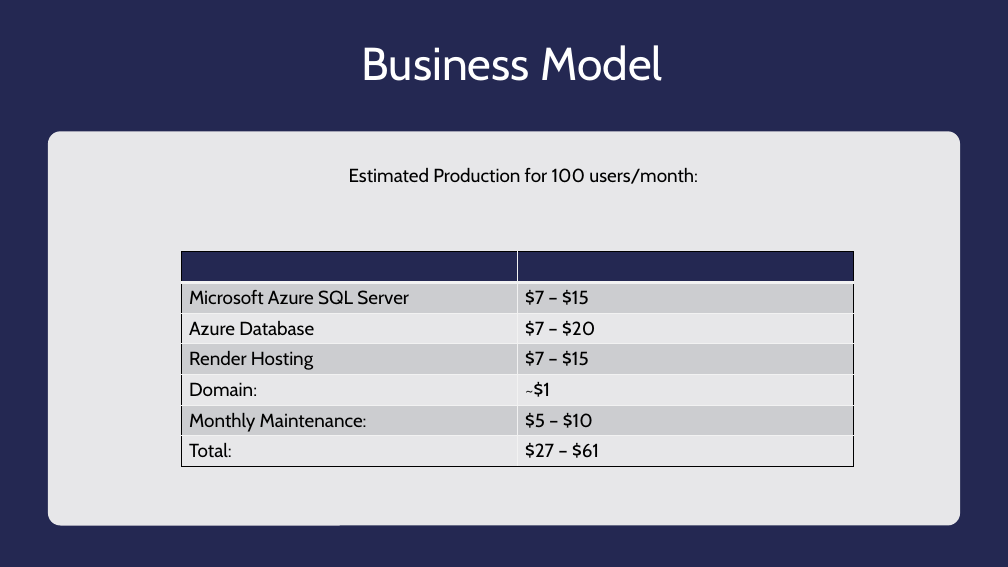
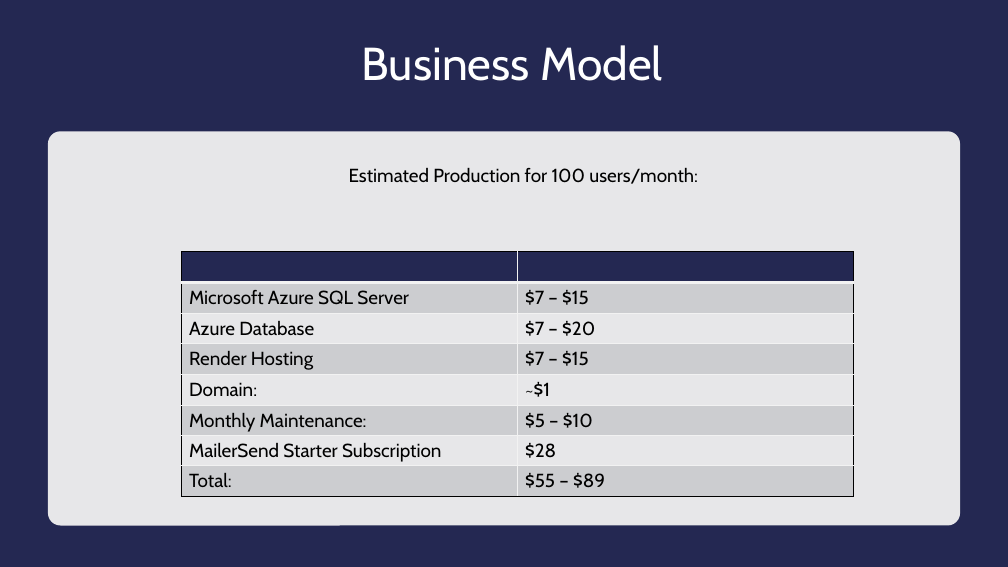
Before and after one commit to jjdeuce06/VulcanActivityTracker, a slide deck: slide 7 of Documentation/FinalPresentation/VulcanActivityTracker-Group2.pptx. Drawn at 1008x567 pixels with LibreOffice and Linux fonts; fonts in the diff are those of the drawing. Boxes give left, top, right and bottom in pixels: in the first picture for what was removed or moved away, otherwise in the second. Text is boxed around its words. In the diff, an @@ line names an element or a change of style, - is before the commit and + after.

Commit message:
mailersend added to slides

```diff
--- a/Documentation/FinalPresentation/VulcanActivityTracker-Group2.pptx
+++ b/Documentation/FinalPresentation/VulcanActivityTracker-Group2.pptx
@@ table at <box>181,252,853,496</box> @@
-row 7: Total: | $27 – $61
+row 7: MailerSend Starter Subscription | $28
+row 8: Total: | $55 – $89
```
